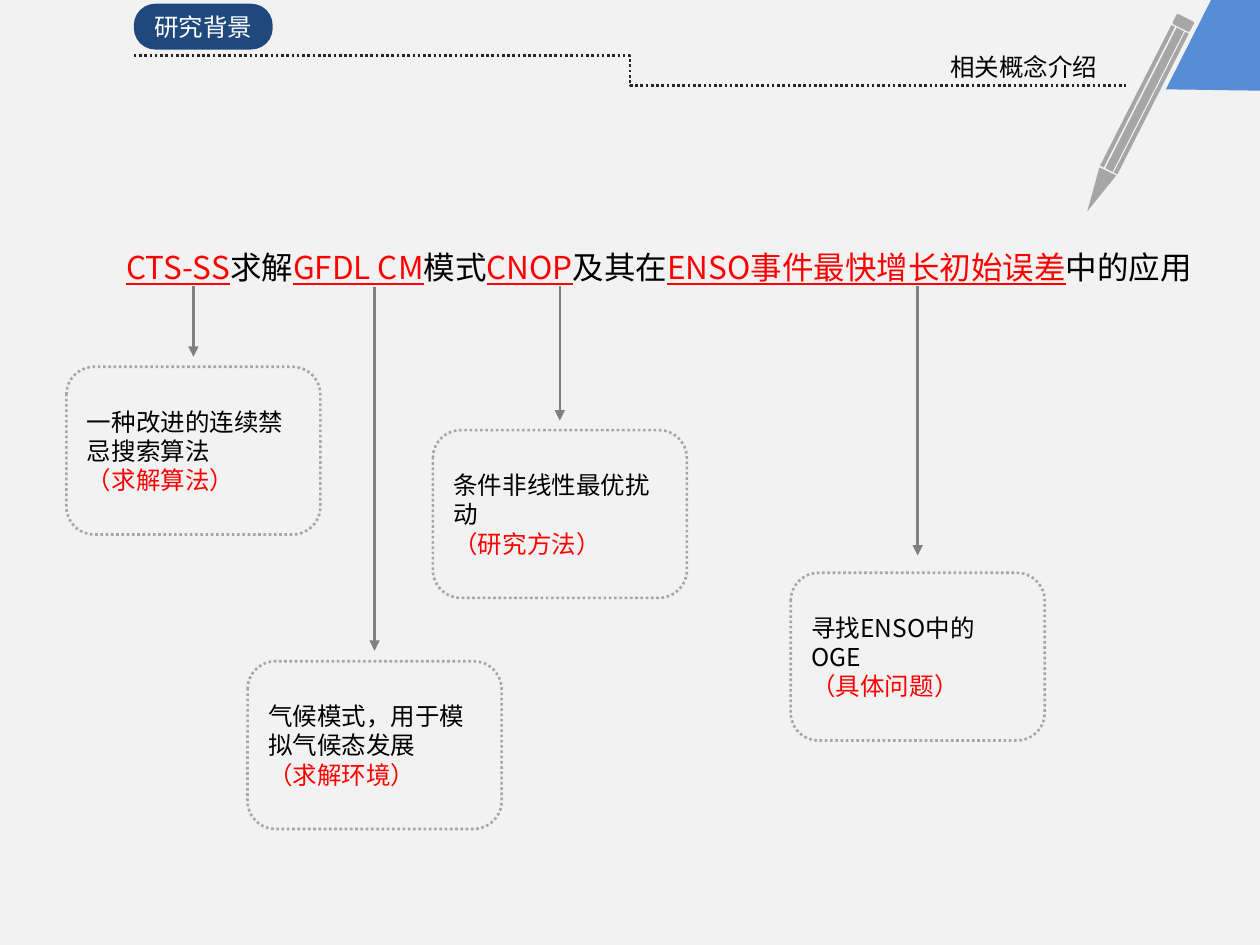
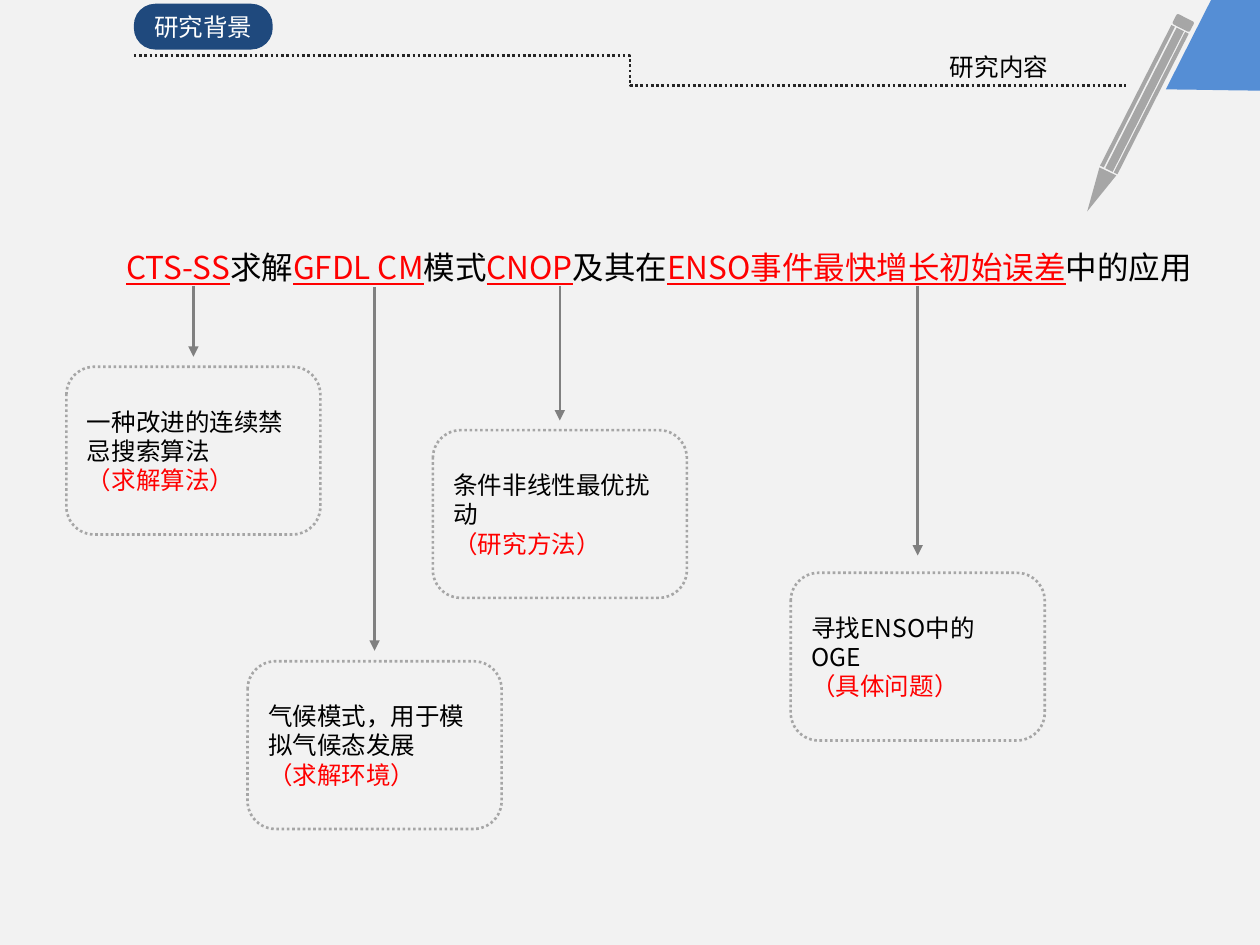
Before and after one commit to KrisCheng/GraduationDesign, a slide deck: slide 6 of FinalPaper/毕业答辩.pptx. Drawn at 1260x945 pixels with LibreOffice and Linux fonts; fonts in the diff are those of the drawing. Boxes give left, top, right and bottom in pixels: in the first picture for what was removed or moved away, otherwise in the second. Text is boxed around its words. In the diff, an @@ line names an element or a change of style, - is before the commit and + after.

```diff
--- a/FinalPaper/毕业答辩.pptx
+++ b/FinalPaper/毕业答辩.pptx
@@ text at <box>950,55,1048,78</box>: text changed @@
-相关概念介绍
+研究内容
```
Also in this commit, not shown: 2 other slides changed.
